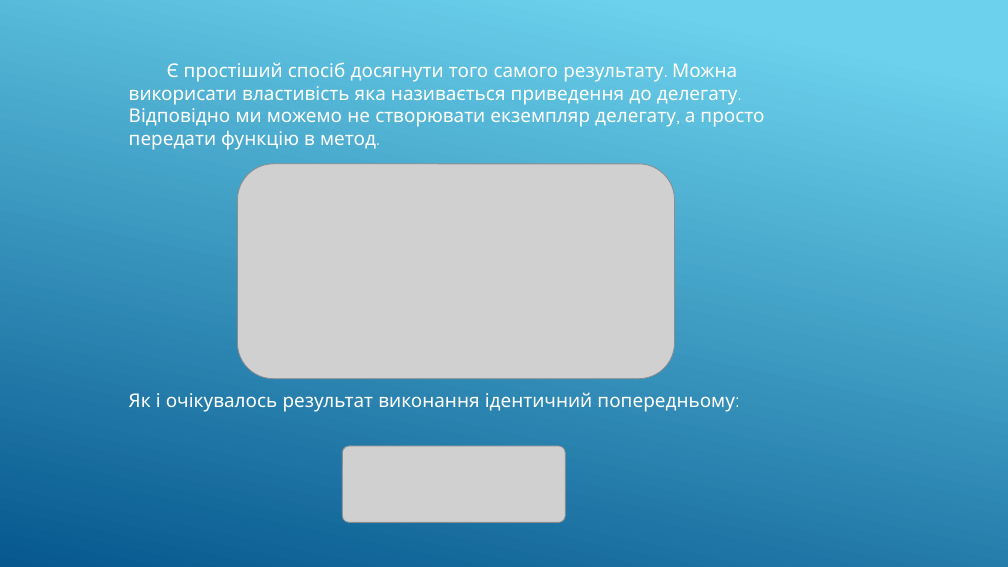
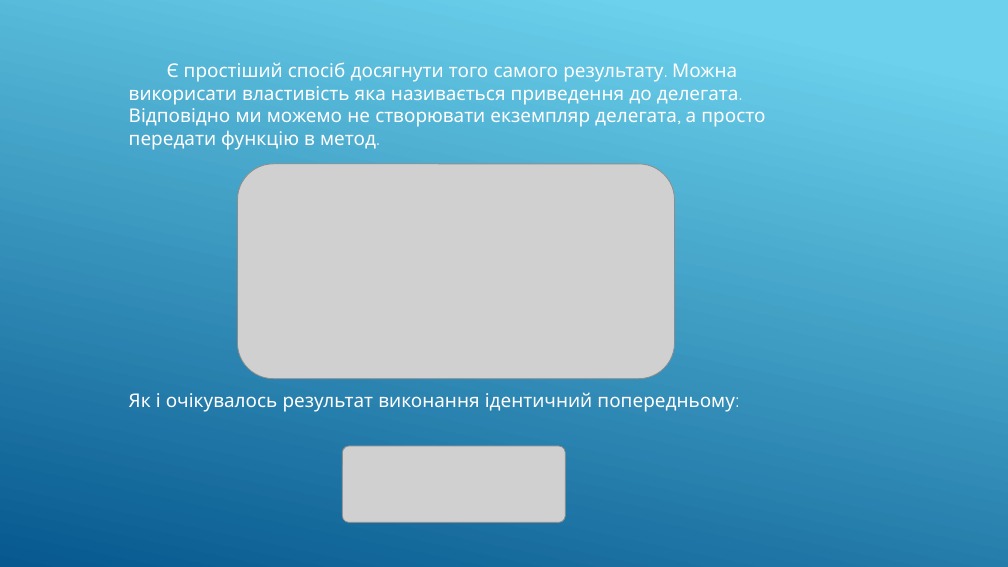
Before and after one commit to MaryanDev/ang2, a slide deck: slide 7 of LogosDelegatesLecture.pptx. Drawn at 1008x567 pixels with LibreOffice and Linux fonts; fonts in the diff are those of the drawing; grey boxes stand for pictures. Boxes give left, top, right and bottom in pixels: in the first picture for what was removed or moved away, otherwise in the second. Text is boxed around its words. In the diff, an @@ line names an element or a change of style, - is before the commit and + after.

```diff
--- a/LogosDelegatesLecture.pptx
+++ b/LogosDelegatesLecture.pptx
@@ text at box(129, 62, 765, 150): text changed @@
-Є простіший спосіб досягнути того самого результату. Можна викорисати властивість яка називається приведення до делегату. Відповідно ми можемо не створювати екземпляр делегату, а просто передати функцію в метод.
+Є простіший спосіб досягнути того самого результату. Можна викорисати властивість яка називається приведення до делегата. Відповідно ми можемо не створювати екземпляр делегата, а просто передати функцію в метод.
```
Also in this commit, not shown: 7 other slides changed, 1 slide added.
